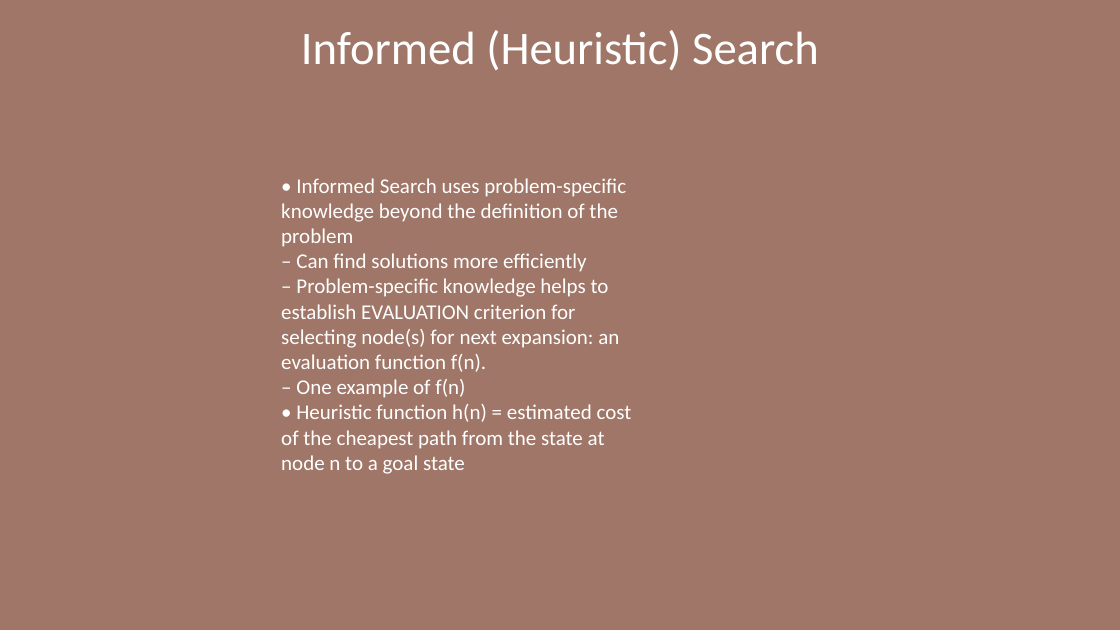
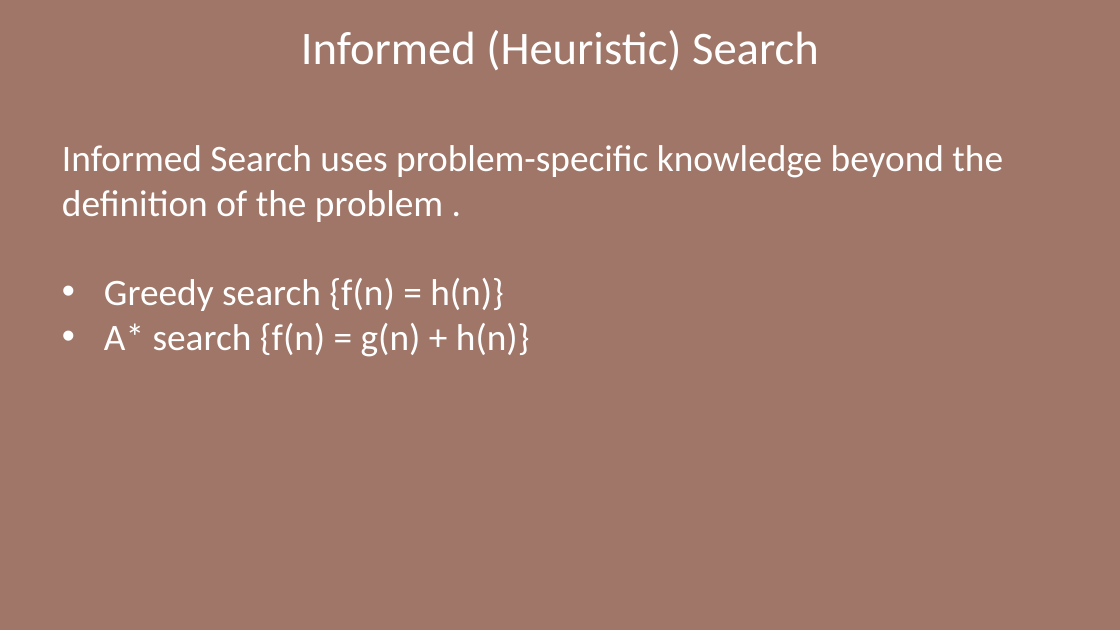
Before and after one commit to gregblast-bot/Csharp-AI-Training-Program, a slide deck: slide 16 of Slides/Artificial_Intelligence_Module1.pptx (slide 13 before the commit). Drawn at 1120x630 pixels with LibreOffice and Linux fonts; fonts in the diff are those of the drawing. Boxes give left, top, right and bottom in pixels: in the first picture for what was removed or moved away, otherwise in the second. Text is boxed around its words. In the diff, an @@ line names an element or a change of style, - is before the commit and + after.

```diff
--- a/Slides/Artificial_Intelligence_Module1.pptx
+++ b/Slides/Artificial_Intelligence_Module1.pptx
@@ text at (x1=62, y1=145, x2=1003, y2=357): text changed; size 18 to 32 pt @@
-• Informed Search uses problem-specific knowledge beyond the definition of the problem
-– Can find solutions more efficiently
-– Problem-specific knowledge helps to establish EVALUATION criterion for selecting node(s) for next expansion: an evaluation function f(n).
-– One example of f(n)
-• Heuristic function h(n) = estimated cost of the cheapest path from the state at node n to a goal state
+Informed Search uses problem-specific knowledge beyond the definition of the problem .
+• Greedy search {f(n) = h(n)}
+• A* search {f(n) = g(n) + h(n)}
```
Also in this commit, not shown: 8 other slides changed, 4 slides added, 2 slides removed, 2 other files.
